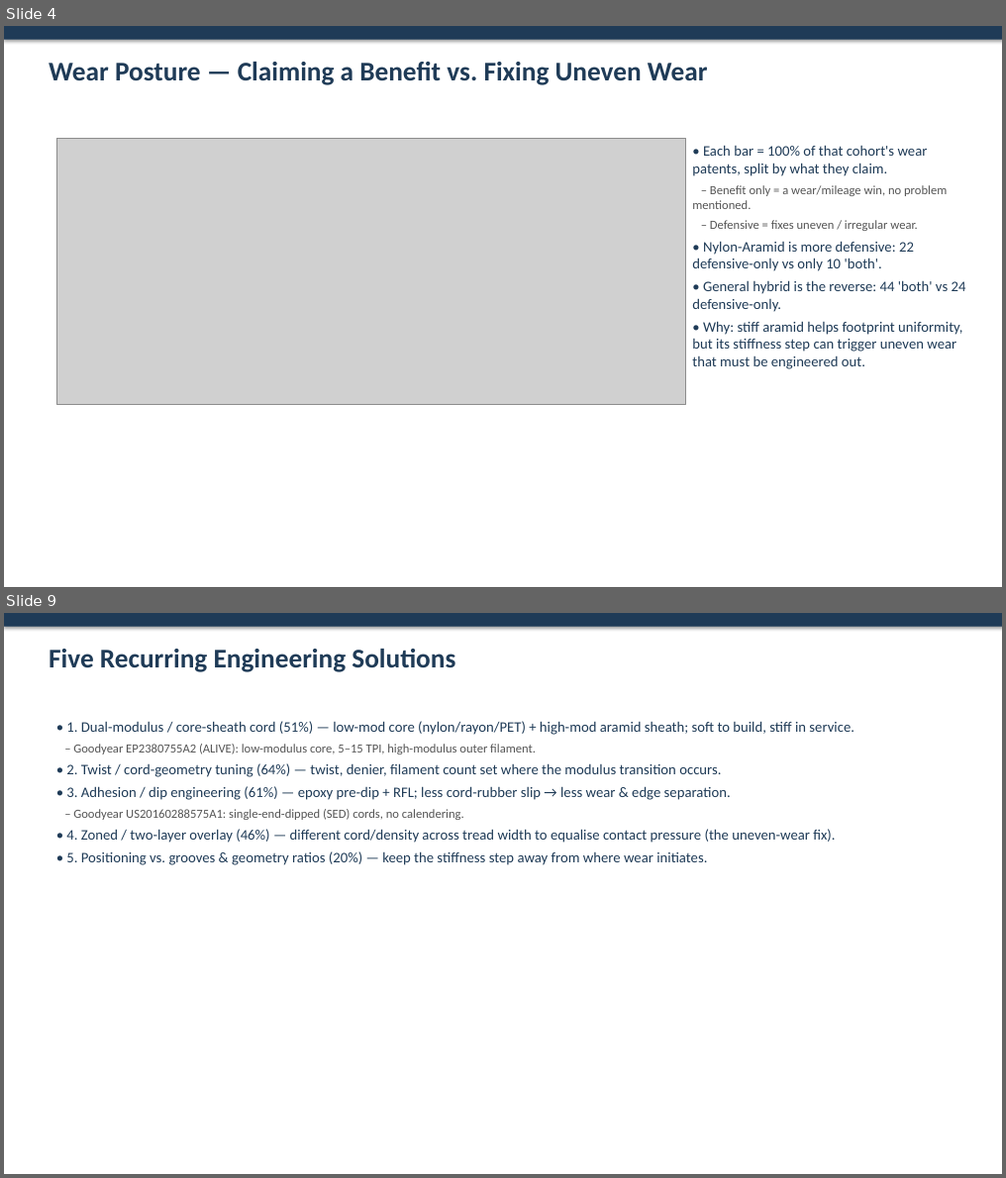
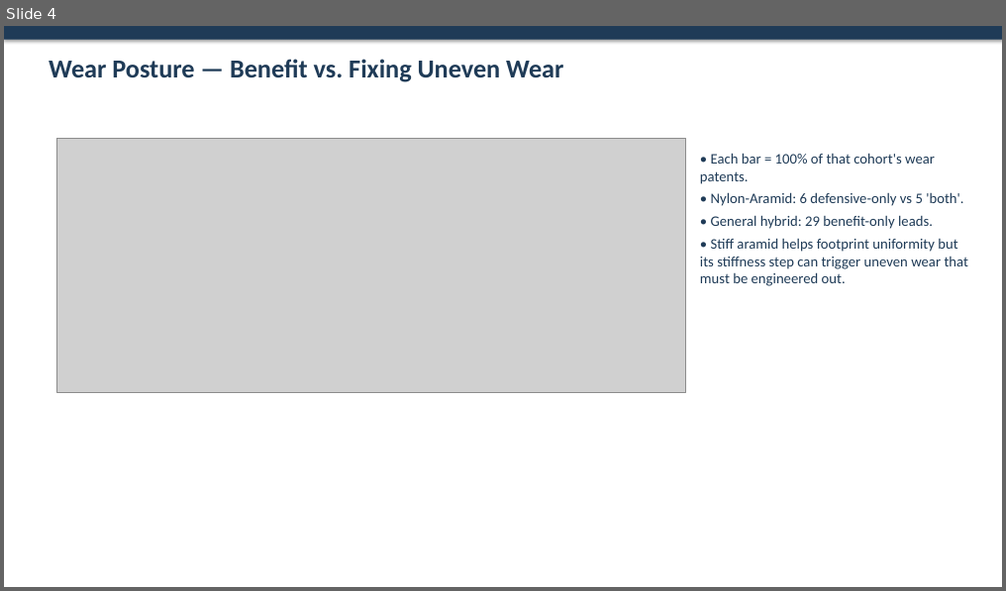
Before and after one commit to sreeharshahr09-gif/Sri, a slide deck: reports/Hybrid_Cord_Wear_Analysis.pptx. Shown one above the other, each under a label of ours: slides 4 and 9 before the commit, slide 4 after it; the slides between them are not shown. The pictures are 1006x1178 and 1006x591 pixels, drawn with LibreOffice and Linux fonts; fonts in the diff are those of the drawing; grey boxes stand for pictures. Boxes give left, top, right and bottom in pixels: in the first picture for what was removed or moved away, otherwise in the second. Text is boxed around its words. In the diff, an @@ line names an element or a change of style, - is before the commit and + after.

```diff
--- a/reports/Hybrid_Cord_Wear_Analysis.pptx
+++ b/reports/Hybrid_Cord_Wear_Analysis.pptx
@@ slide 9 removed at bbox=[4, 613, 1002, 1174], background #FFFFFF @@
@@ rectangle removed at bbox=[4, 613, 1002, 627] @@
@@ text removed at bbox=[49, 649, 455, 672] @@
-Five Recurring Engineering Solutions
@@ text removed at bbox=[66, 721, 854, 865] @@
-• 1. Dual-modulus / core-sheath cord (51%) — low-mod core (nylon/rayon/PET) + high-mod aramid sheath; soft to build, stiff in service.
-– Goodyear EP2380755A2 (ALIVE): low-modulus core, 5–15 TPI, high-modulus outer filament.
-• 2. Twist / cord-geometry tuning (64%) — twist, denier, filament count set where the modulus transition occurs.
-• 3. Adhesion / dip engineering (61%) — epoxy pre-dip + RFL; less cord-rubber slip → less wear & edge separation.
-– Goodyear US20160288575A1: single-end-dipped (SED) cords, no calendering.
-• 4. Zoned / two-layer overlay (46%) — different cord/density across tread width to equalise contact pressure (the uneven-wear fix).
-• 5. Positioning vs. grooves & geometry ratios (20%) — keep the stiffness step away from where wear initiates.
@@ slide 4 changed as well @@
@@ text at bbox=[49, 59, 563, 82]: text changed; size 26 to 25 pt @@
-Wear Posture — Claiming a Benefit vs. Fixing Uneven Wear
+Wear Posture — Benefit vs. Fixing Uneven Wear
@@ picture: place and size @@
-picture at bbox=[56, 138, 685, 405]
+picture at bbox=[56, 138, 685, 392]
@@ text at bbox=[700, 153, 968, 286]: text changed @@
-• Each bar = 100% of that cohort's wear patents, split by what they claim.
-– Benefit only = a wear/mileage win, no problem mentioned.
-– Defensive = fixes uneven / irregular wear.
-• Nylon-Aramid is more defensive: 22 defensive-only vs only 10 'both'.
-• General hybrid is the reverse: 44 'both' vs 24 defensive-only.
-• Why: stiff aramid helps footprint uniformity, but its stiffness step can trigger uneven wear that must be engineered out.
+• Each bar = 100% of that cohort's wear patents.
+• Nylon-Aramid: 6 defensive-only vs 5 'both'.
+• General hybrid: 29 benefit-only leads.
+• Stiff aramid helps footprint uniformity but its stiffness step can trigger uneven wear that must be engineered out.
```
Also in this commit, not shown: 6 other slides changed, 3 slides added, 3 other slides removed, 14 other files.
